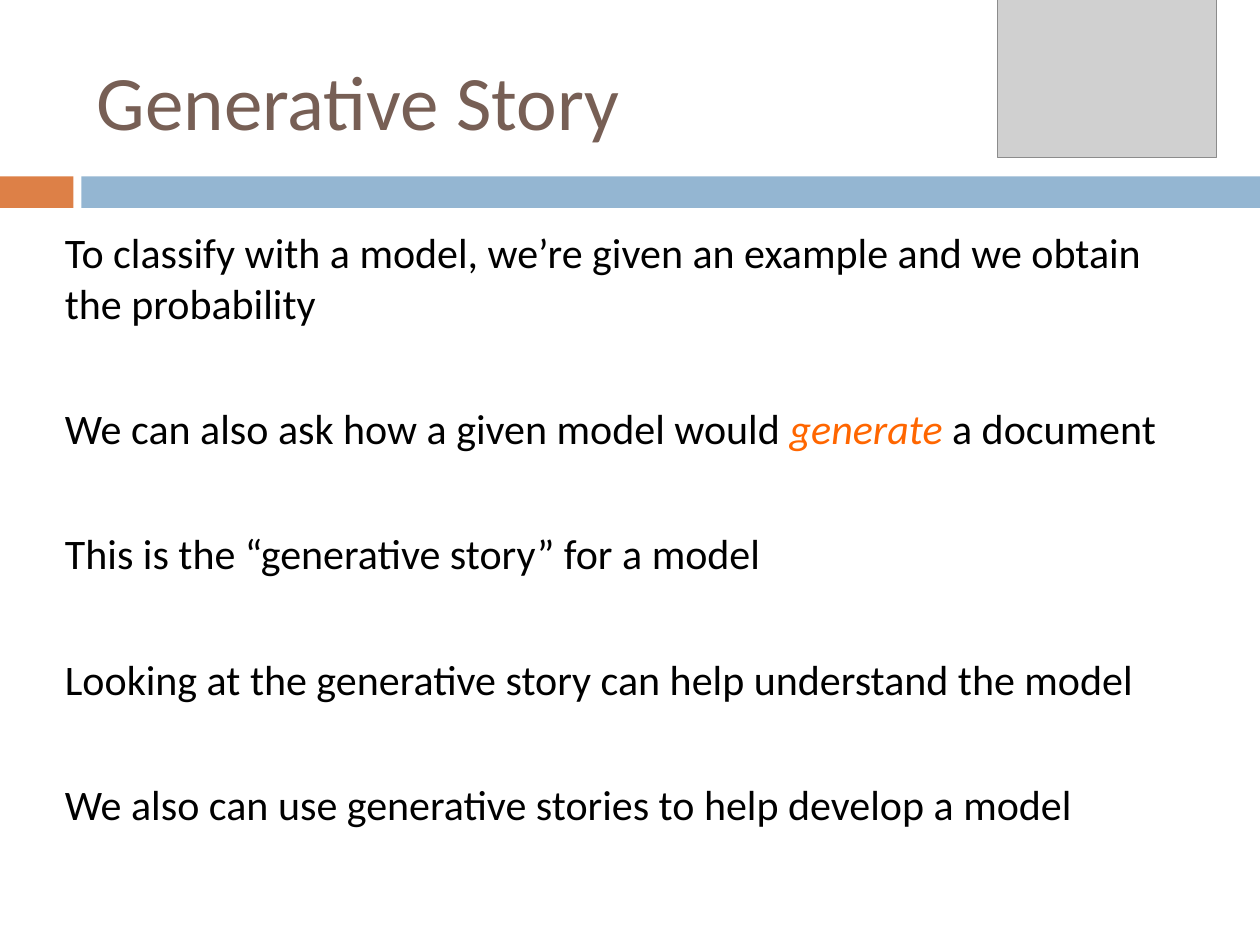
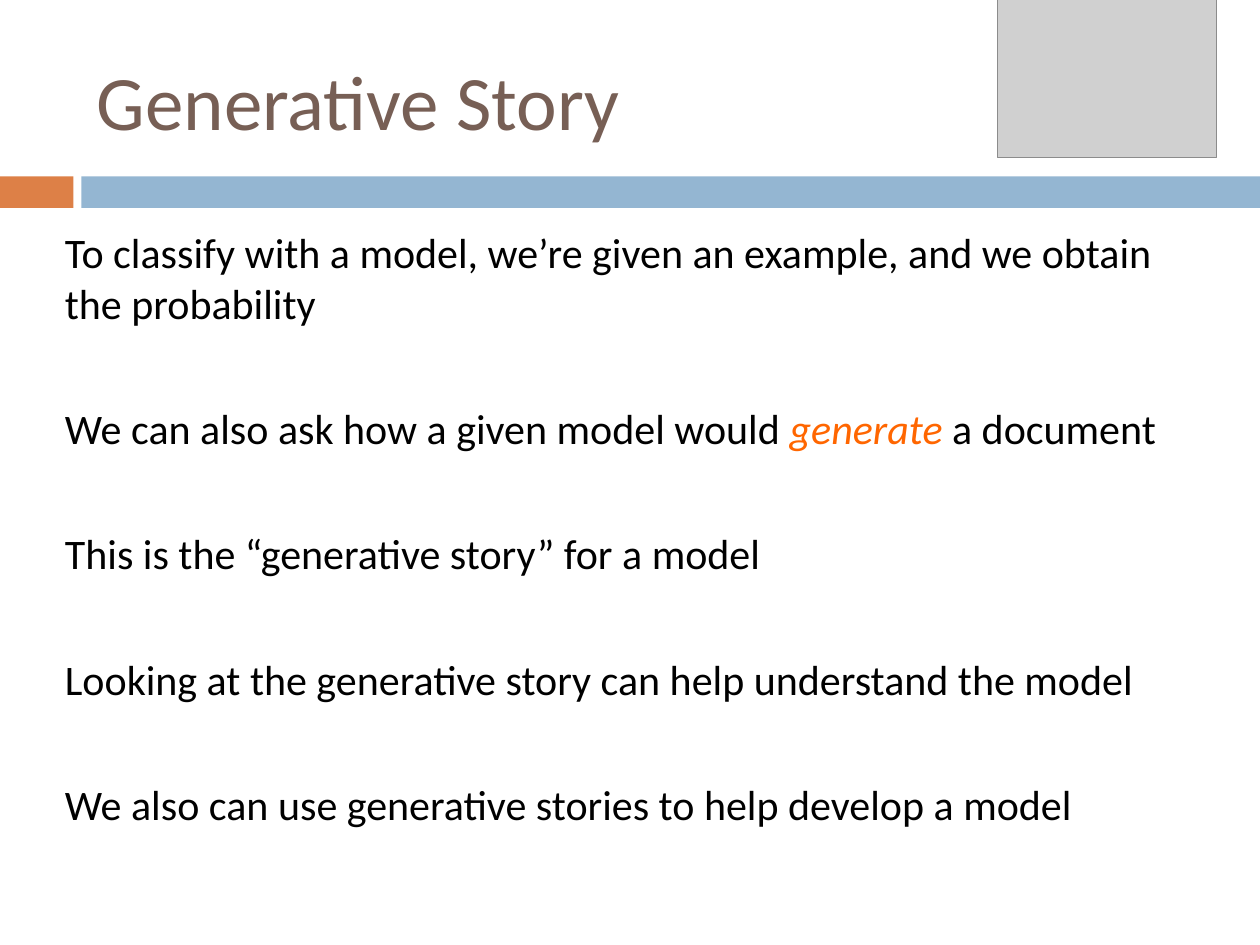
Before and after one commit to Collins-kariuk/Machine-Learning-CS158, a slide deck: slide 47 of Lectures/Lecture 14_Probabilistic Models.pptx. Drawn at 1260x945 pixels with LibreOffice and Linux fonts; fonts in the diff are those of the drawing; grey boxes stand for pictures. Boxes give left, top, right and bottom in pixels: in the first picture for what was removed or moved away, otherwise in the second. Text is boxed around its words. In the diff, an @@ line names an element or a change of style, - is before the commit and + after.

```diff
--- a/Lectures/Lecture 14_Probabilistic Models.pptx
+++ b/Lectures/Lecture 14_Probabilistic Models.pptx
@@ text at (x1=65, y1=238, x2=1151, y2=326): text changed @@
-To classify with a model, we’re given an example and we obtain the probability
+To classify with a model, we’re given an example, and we obtain the probability
```
Also in this commit, not shown: 2 other slides changed.
